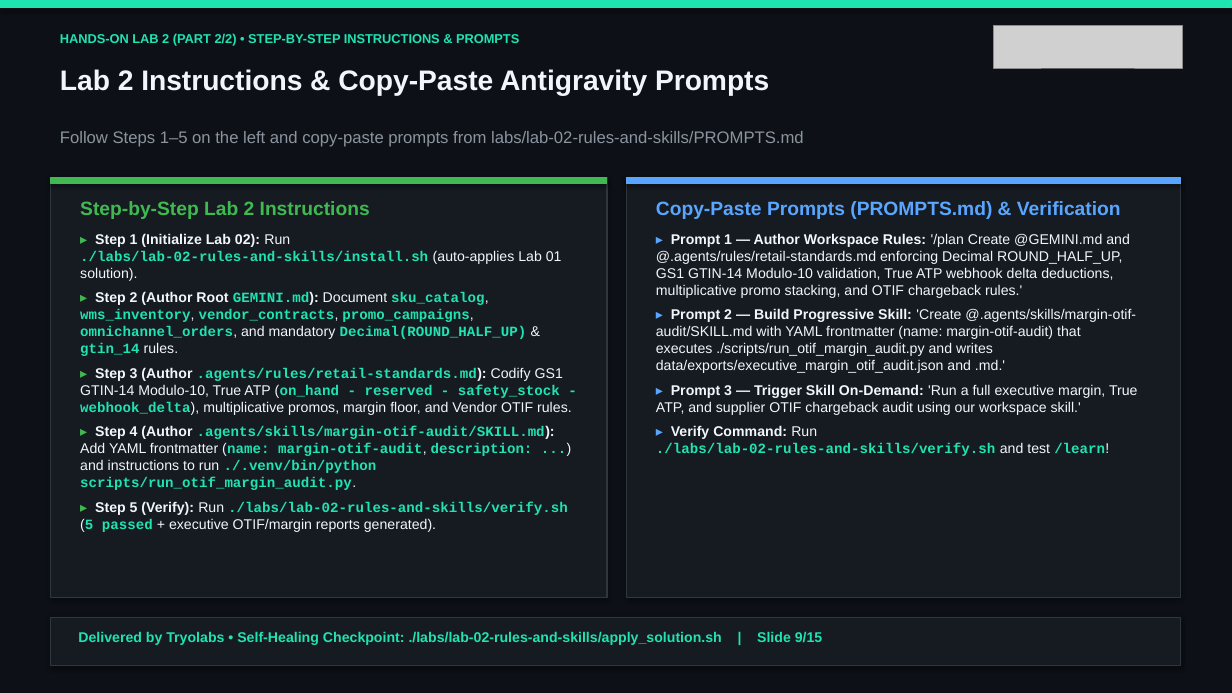
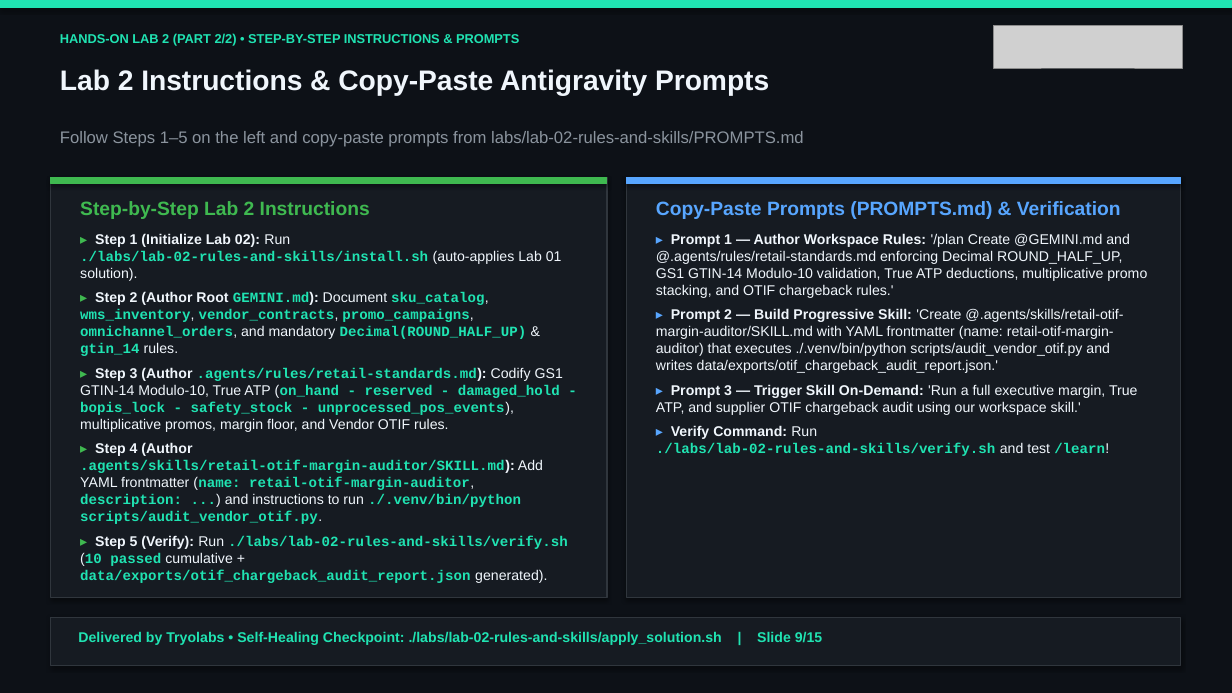
Before and after one commit to tryolabs/antigravity-workshop-retail, a slide deck: slide 9 of slides/antigravity_retail_workshop_en.pptx. Drawn at 1232x693 pixels with LibreOffice and Linux fonts; fonts in the diff are those of the drawing; grey boxes stand for pictures. Boxes give left, top, right and bottom in pixels: in the first picture for what was removed or moved away, otherwise in the second. Text is boxed around its words. In the diff, an @@ line names an element or a change of style, - is before the commit and + after.

```diff
--- a/slides/antigravity_retail_workshop_en.pptx
+++ b/slides/antigravity_retail_workshop_en.pptx
@@ text at [656,233,1147,373]: text changed @@
-▸ Prompt 1 — Author Workspace Rules: '/plan Create @GEMINI.md and @.agents/rules/retail-standards.md enforcing Decimal ROUND_HALF_UP, GS1 GTIN-14 Modulo-10 validation, True ATP webhook delta deductions, multiplicative promo stacking, and OTIF chargeback rules.'
-▸ Prompt 2 — Build Progressive Skill: 'Create @.agents/skills/margin-otif-audit/SKILL.md with YAML frontmatter (name: margin-otif-audit) that executes ./scripts/run_otif_margin_audit.py and writes data/exports/executive_margin_otif_audit.json and .md.'
+▸ Prompt 1 — Author Workspace Rules: '/plan Create @GEMINI.md and @.agents/rules/retail-standards.md enforcing Decimal ROUND_HALF_UP, GS1 GTIN-14 Modulo-10 validation, True ATP deductions, multiplicative promo stacking, and OTIF chargeback rules.'
+▸ Prompt 2 — Build Progressive Skill: 'Create @.agents/skills/retail-otif-margin-auditor/SKILL.md with YAML frontmatter (name: retail-otif-margin-auditor) that executes ./.venv/bin/python scripts/audit_vendor_otif.py and writes data/exports/otif_chargeback_audit_report.json.'
@@ text at [80,367,568,583]: text changed @@
-▸ Step 3 (Author .agents/rules/retail-standards.md): Codify GS1 GTIN-14 Modulo-10, True ATP (on_hand - reserved - safety_stock - webhook_delta), multiplicative promos, margin floor, and Vendor OTIF rules.
-▸ Step 4 (Author .agents/skills/margin-otif-audit/SKILL.md): Add YAML frontmatter (name: margin-otif-audit, description: ...) and instructions to run ./.venv/bin/python scripts/run_otif_margin_audit.py.
-▸ Step 5 (Verify): Run ./labs/lab-02-rules-and-skills/verify.sh (5 passed + executive OTIF/margin reports generated).
+▸ Step 3 (Author .agents/rules/retail-standards.md): Codify GS1 GTIN-14 Modulo-10, True ATP (on_hand - reserved - damaged_hold - bopis_lock - safety_stock - unprocessed_pos_events), multiplicative promos, margin floor, and Vendor OTIF rules.
+▸ Step 4 (Author .agents/skills/retail-otif-margin-auditor/SKILL.md): Add YAML frontmatter (name: retail-otif-margin-auditor, description: ...) and instructions to run ./.venv/bin/python scripts/audit_vendor_otif.py.
+▸ Step 5 (Verify): Run ./labs/lab-02-rules-and-skills/verify.sh (10 passed cumulative + data/exports/otif_chargeback_audit_report.json generated).
```
Also in this commit, not shown: 8 other slides changed, 44 other files.
